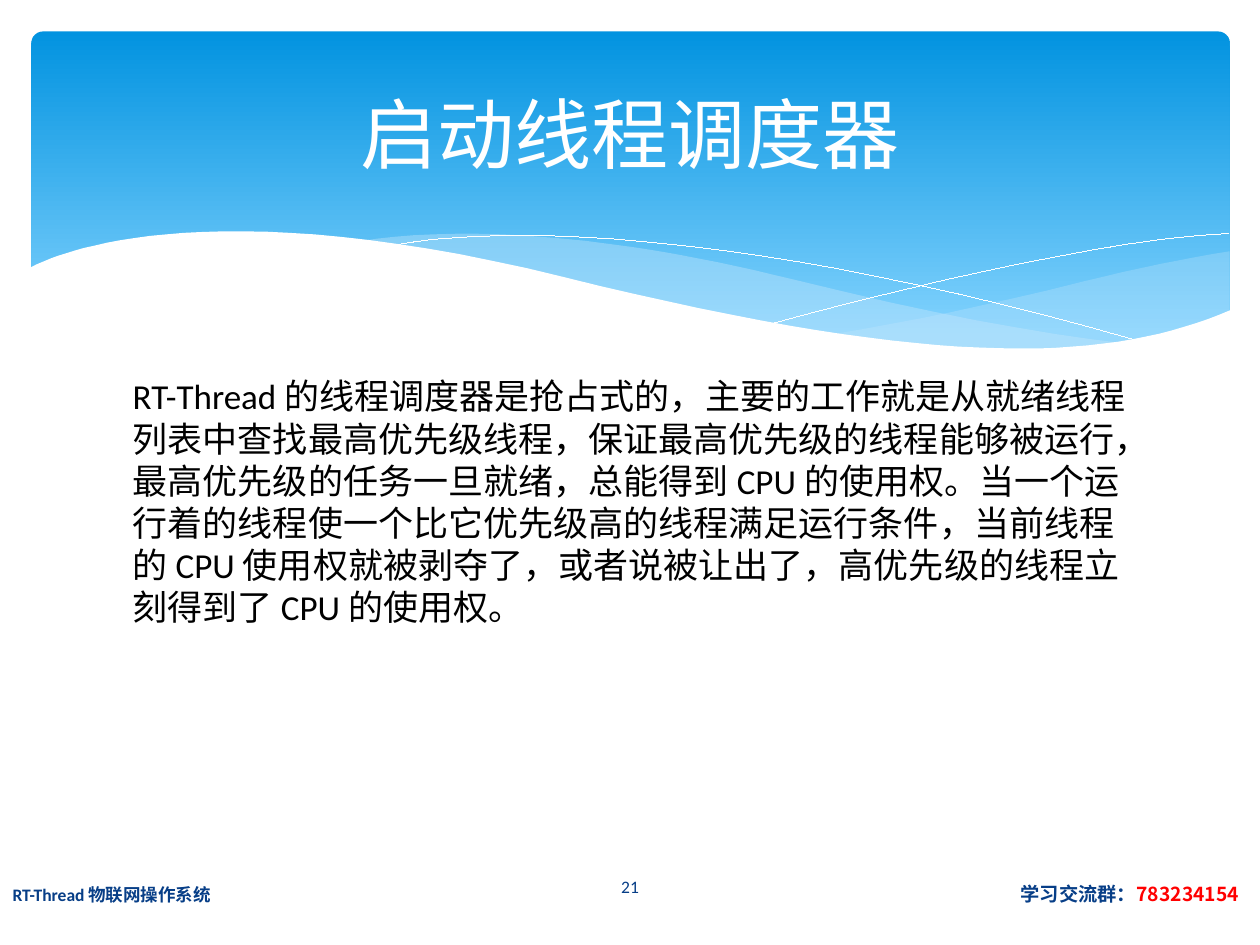
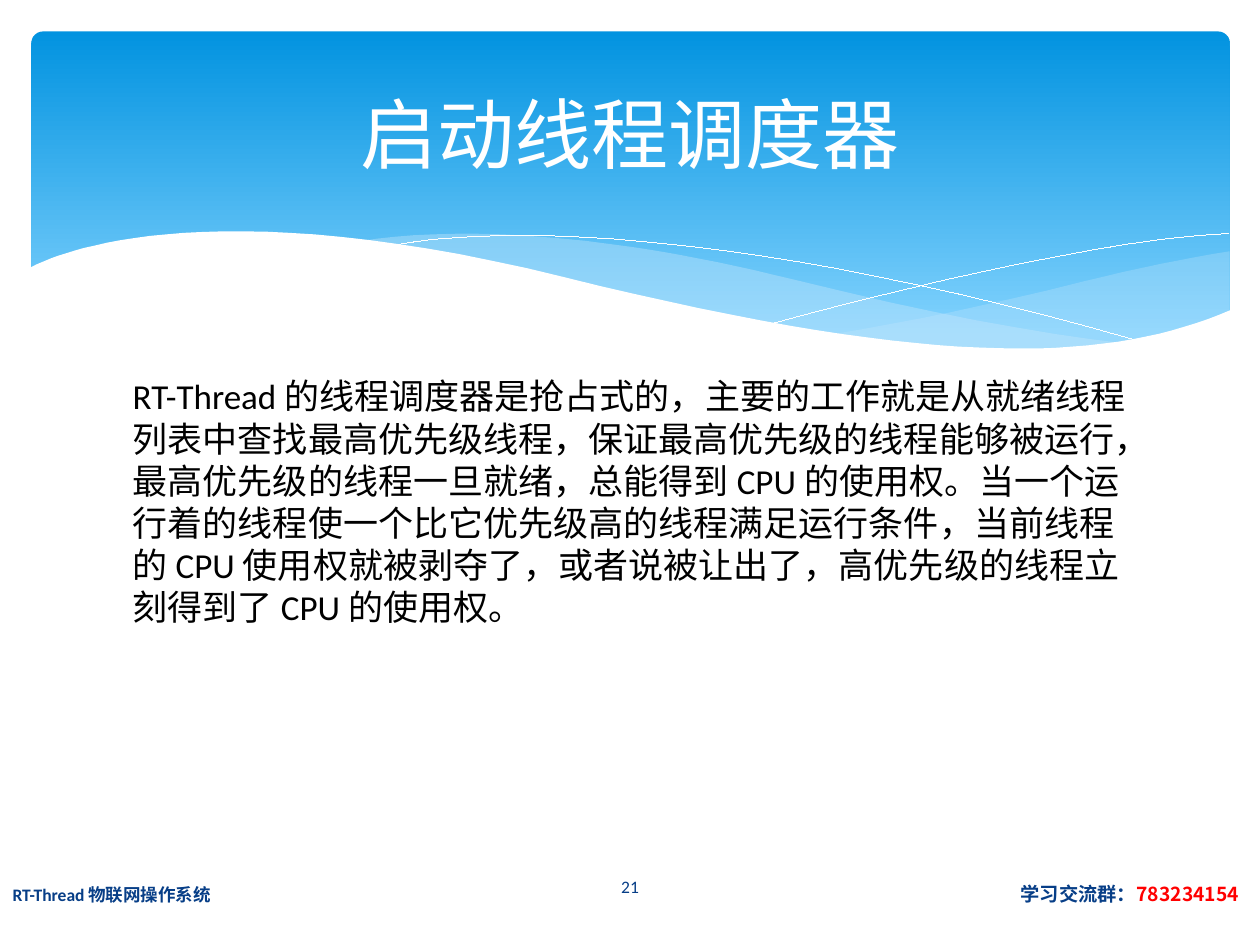
Before and after one commit to jiejieTop/RT_Thread_PPT, a slide deck: slide 21 of PPT/rt-thread 02.pptx. Drawn at 1260x945 pixels with LibreOffice and Linux fonts; fonts in the diff are those of the drawing. Boxes give left, top, right and bottom in pixels: in the first picture for what was removed or moved away, otherwise in the second. Text is boxed around its words. In the diff, an @@ line names an element or a change of style, - is before the commit and + after.

```diff
--- a/PPT/rt-thread 02.pptx
+++ b/PPT/rt-thread 02.pptx
@@ text at box(133, 379, 1150, 623): text changed @@
-RT-Thread 的线程调度器是抢占式的，主要的工作就是从就绪线程列表中查找最高优先级线程，保证最高优先级的线程能够被运行，最高优先级的任务一旦就绪，总能得到 CPU 的使用权。当一个运行着的线程使一个比它优先级高的线程满足运行条件，当前线程的 CPU 使用权就被剥夺了，或者说被让出了，高优先级的线程立刻得到了 CPU 的使用权。
+RT-Thread 的线程调度器是抢占式的，主要的工作就是从就绪线程列表中查找最高优先级线程，保证最高优先级的线程能够被运行，最高优先级的线程一旦就绪，总能得到 CPU 的使用权。当一个运行着的线程使一个比它优先级高的线程满足运行条件，当前线程的 CPU 使用权就被剥夺了，或者说被让出了，高优先级的线程立刻得到了 CPU 的使用权。
```
Also in this commit, not shown: 4 other slides changed, 4 other files.
